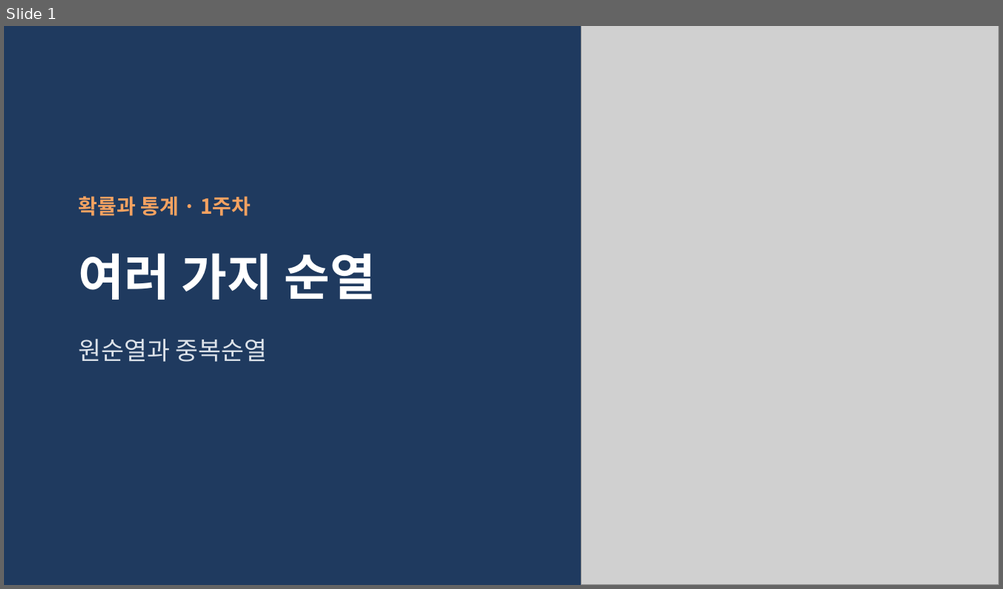
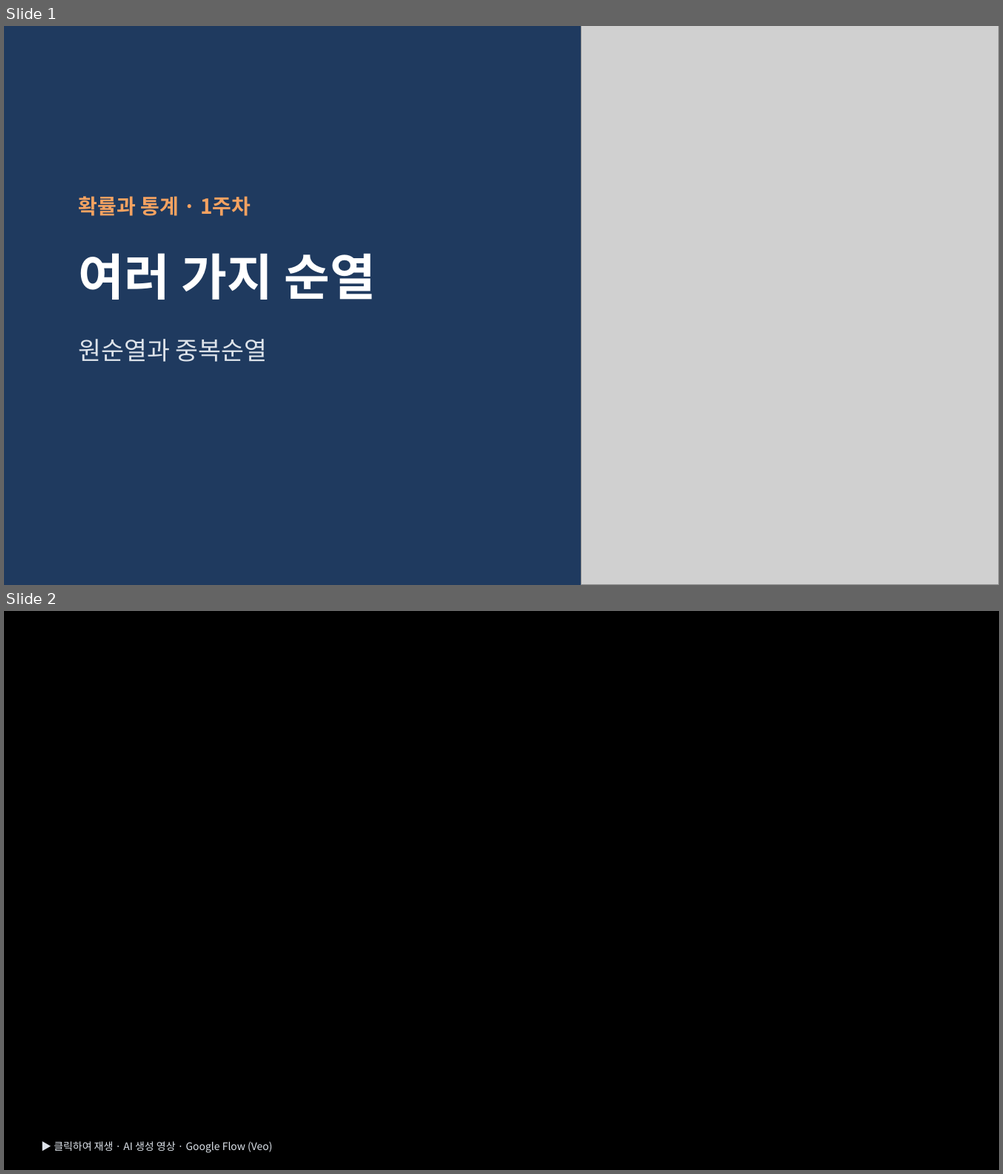
Before and after one commit to now0831/dlide, a slide deck: output/week01_순열.pptx. Shown one above the other, each under a label of ours: slide 1 before the commit, slides 1 and 2 after it. The pictures are 1003x589 and 1003x1174 pixels, drawn with LibreOffice and Linux fonts; fonts in the diff are those of the drawing; grey boxes stand for pictures; background and template pictures are left out; a plain dark background stands for a picture behind light text. Boxes give left, top, right and bottom in pixels: in the first picture for what was removed or moved away, otherwise in the second. Text is boxed around its words. In the diff, an @@ line names an element or a change of style, - is before the commit and + after.

```diff
--- a/output/week01_순열.pptx
+++ b/output/week01_순열.pptx
@@ slide 2 added at (4, 611, 999, 1170), background picture (left out) @@
@@ rectangle added at (4, 611, 999, 1170), fill #000000 @@
@@ text added at (54, 1142, 272, 1153), 10 pt, text #DDE3EA @@
+▶ 클릭하여 재생 · AI 생성 영상 · Google Flow (Veo)
```
Also in this commit, not shown: 13 slides changed, 8 other files.
